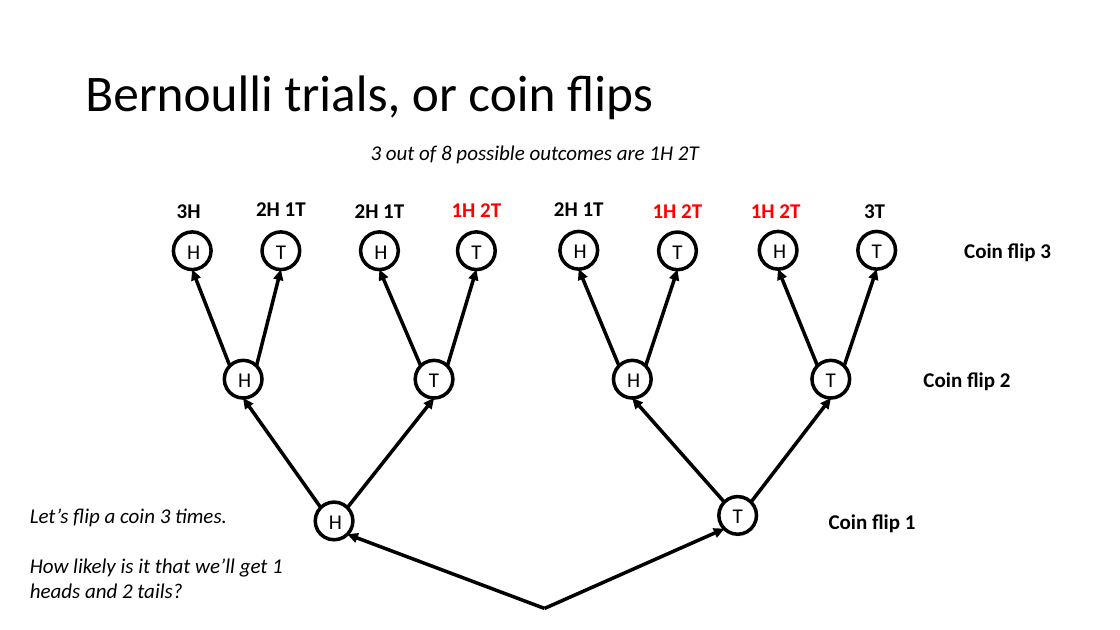
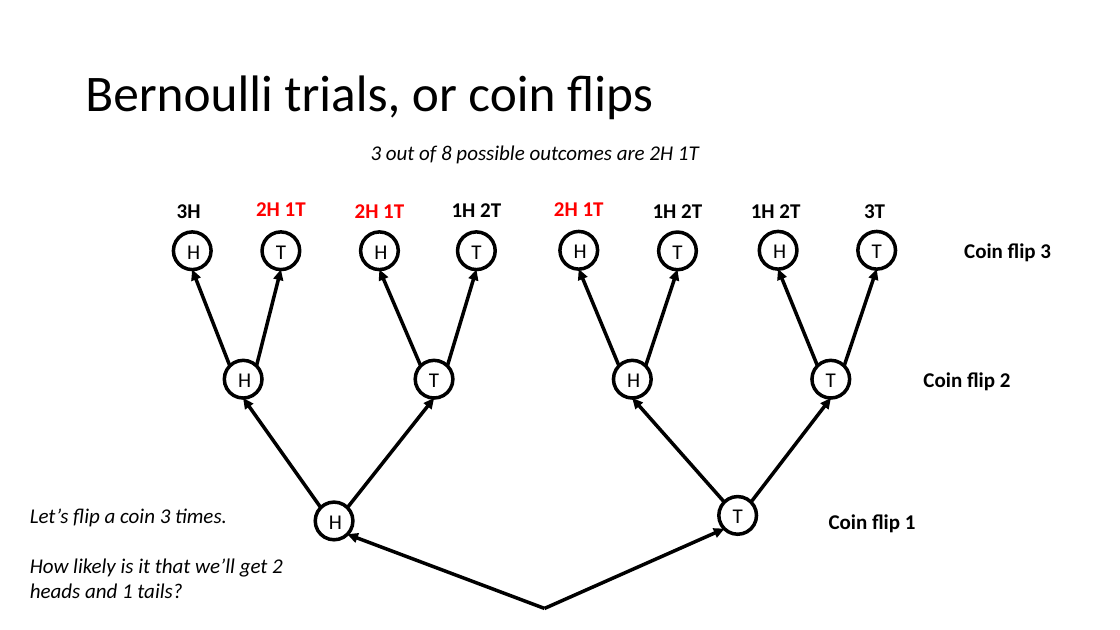
Before and after one commit to LiamABerigan/WLE411, a slide deck: slide 5 of week 8 (Lab 4- Binomials and AIC)/week_8_slides.pptx (slide 3 before the commit). Drawn at 1120x630 pixels with LibreOffice and Linux fonts; fonts in the diff are those of the drawing. Boxes give left, top, right and bottom in pixels: in the first picture for what was removed or moved away, otherwise in the second. Text is boxed around its words. In the diff, an @@ line names an element or a change of style, - is before the commit and + after.

```diff
--- a/week 8 (Lab 4- Binomials and AIC)/week_8_slides.pptx
+++ b/week 8 (Lab 4- Binomials and AIC)/week_8_slides.pptx
@@ text at bbox=[371, 145, 699, 164]: text changed @@
-3 out of 8 possible outcomes are 1H 2T
+3 out of 8 possible outcomes are 2H 1T
@@ text colour #000000 to #FF0000 in 3 elements at bbox=[256, 202, 306, 216], bbox=[355, 204, 404, 218], bbox=[554, 202, 604, 216] @@
@@ text colour #FF0000 to #000000 in 3 elements at bbox=[452, 203, 501, 217], bbox=[653, 204, 702, 218], bbox=[751, 204, 800, 218] @@
@@ text at bbox=[30, 558, 283, 598]: text changed @@
-How likely is it that we’ll get 1 heads and 2 tails?
+How likely is it that we’ll get 2 heads and 1 tails?
```
Also in this commit, not shown: 2 slides added, 2 other files.
